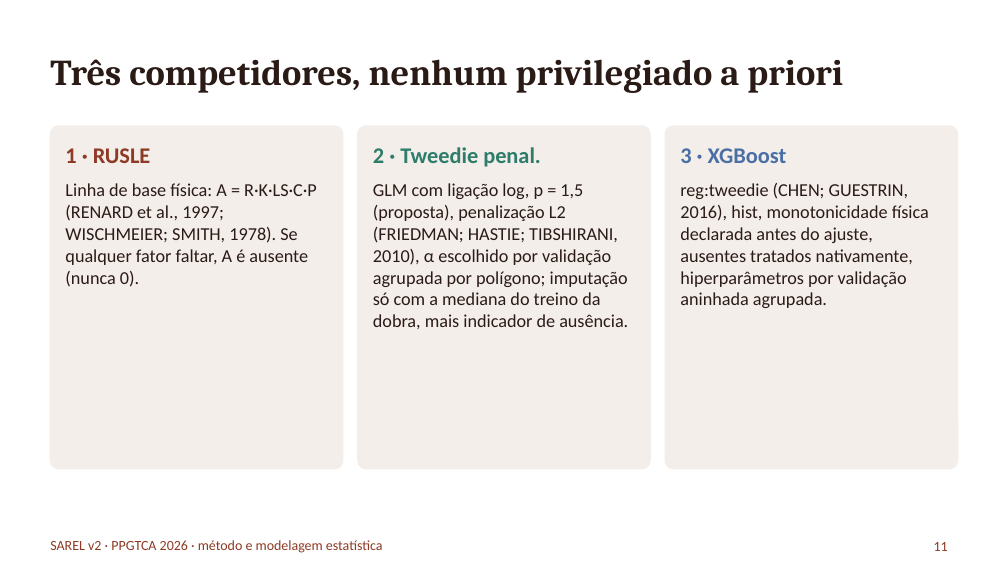
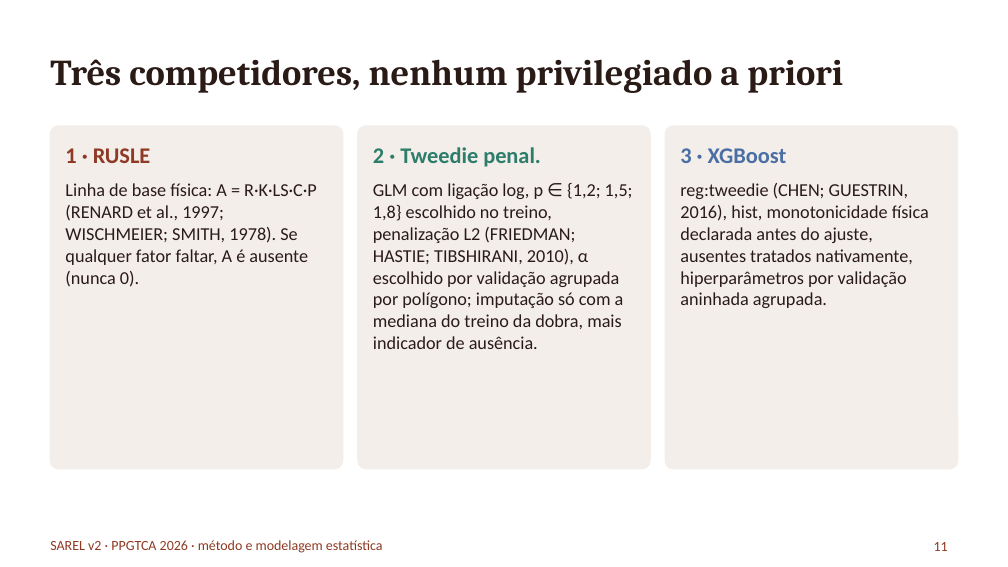
Before and after one commit to RedZardoz/localizador-erosao-v02, a slide deck: slide 11 of docs/Apresentacao_Pesquisa_SAREL_2026-10-06.pptx. Drawn at 1008x567 pixels with LibreOffice and Linux fonts; fonts in the diff are those of the drawing. Boxes give left, top, right and bottom in pixels: in the first picture for what was removed or moved away, otherwise in the second. Text is boxed around its words. In the diff, an @@ line names an element or a change of style, - is before the commit and + after.

```diff
--- a/docs/Apresentacao_Pesquisa_SAREL_2026-10-06.pptx
+++ b/docs/Apresentacao_Pesquisa_SAREL_2026-10-06.pptx
@@ text at (x1=373, y1=183, x2=633, y2=349): text changed @@
-GLM com ligação log, p = 1,5 (proposta), penalização L2 (FRIEDMAN; HASTIE; TIBSHIRANI, 2010), α escolhido por validação agrupada por polígono; imputação só com a mediana do treino da dobra, mais indicador de ausência.
+GLM com ligação log, p ∈ {1,2; 1,5; 1,8} escolhido no treino, penalização L2 (FRIEDMAN; HASTIE; TIBSHIRANI, 2010), α escolhido por validação agrupada por polígono; imputação só com a mediana do treino da dobra, mais indicador de ausência.
```
Also in this commit, not shown: 6 other slides changed, 8 other files.
